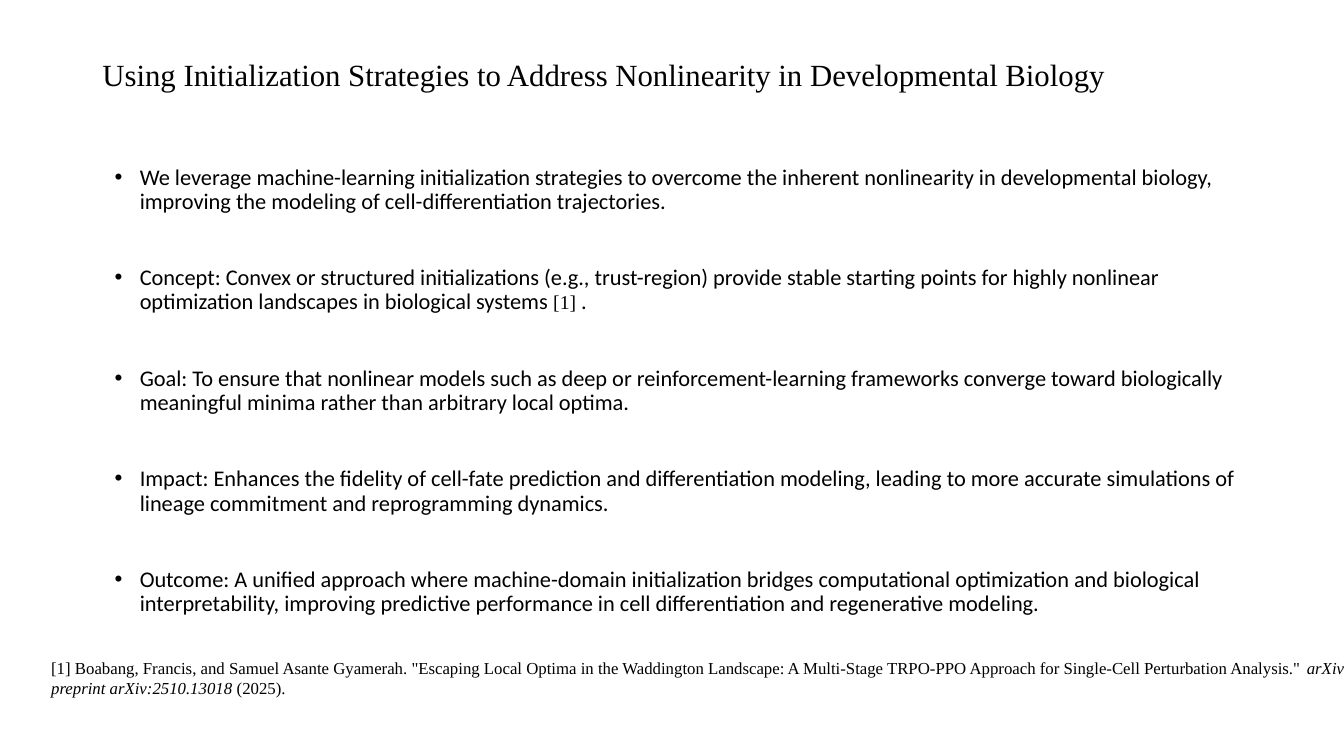
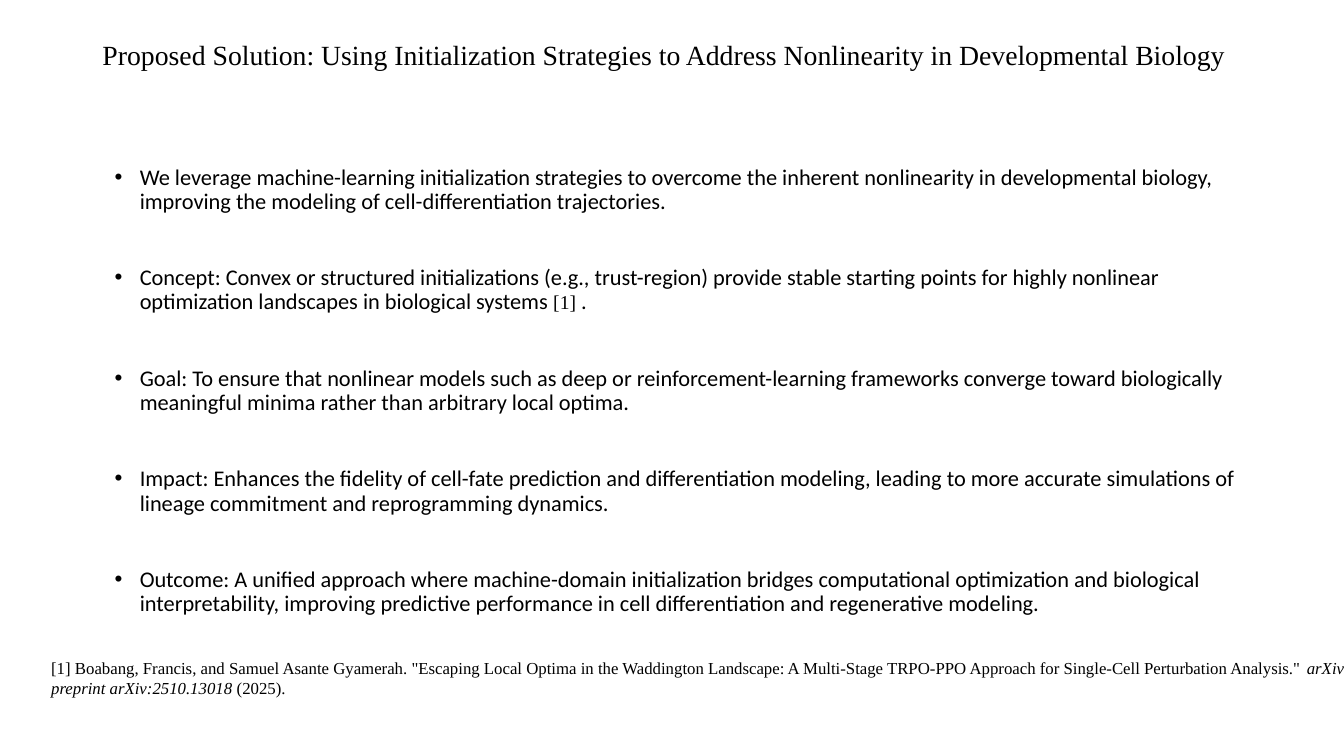
Before and after one commit to boabangf/GNN_RL_gene_trajectory_perturbation, a slide deck: slide 5 of ppt slides for omic codeathon (1) (1).pptx. Drawn at 1344x756 pixels with LibreOffice and Linux fonts; fonts in the diff are those of the drawing. Boxes give left, top, right and bottom in pixels: in the first picture for what was removed or moved away, otherwise in the second. Text is boxed around its words. In the diff, an @@ line names an element or a change of style, - is before the commit and + after.

```diff
--- a/ppt slides for omic codeathon (1) (1).pptx
+++ b/ppt slides for omic codeathon (1) (1).pptx
@@ title at bbox=[102, 45, 1224, 71]: text changed; size 22 to 19.8 pt @@
-Using Initialization Strategies to Address Nonlinearity in Developmental Biology
+Proposed Solution: Using Initialization Strategies to Address Nonlinearity in Developmental Biology
```
Also in this commit, not shown: 1 other slide changed, 1 slide added.
